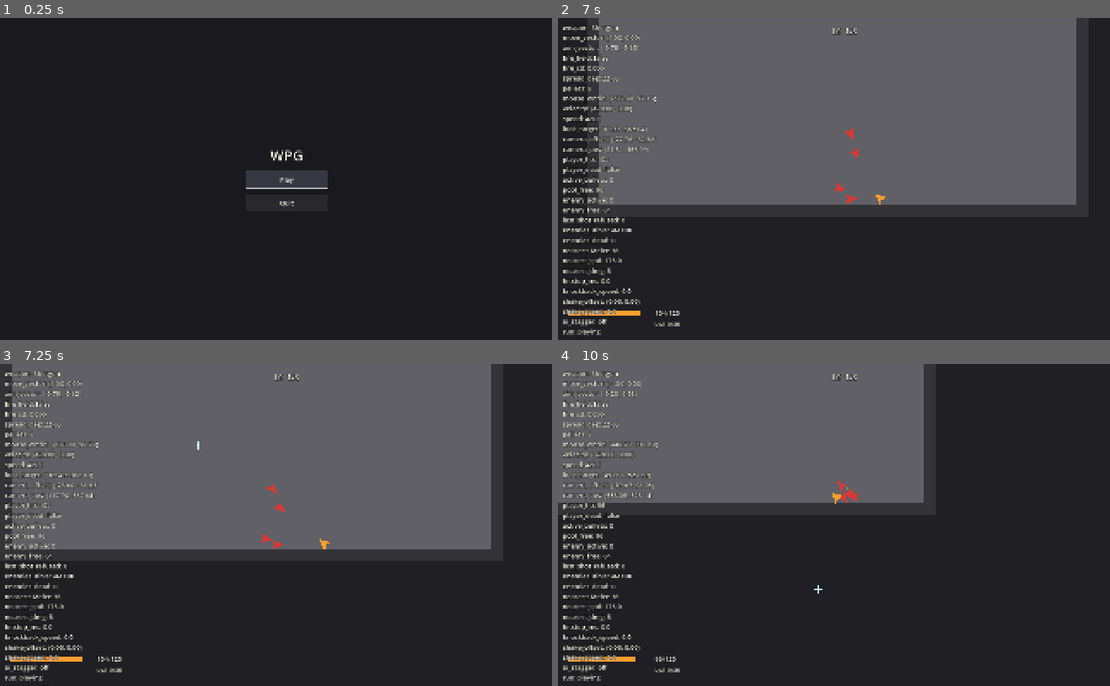
Above: before the commit, frames 1-4 (two rows, left to right).
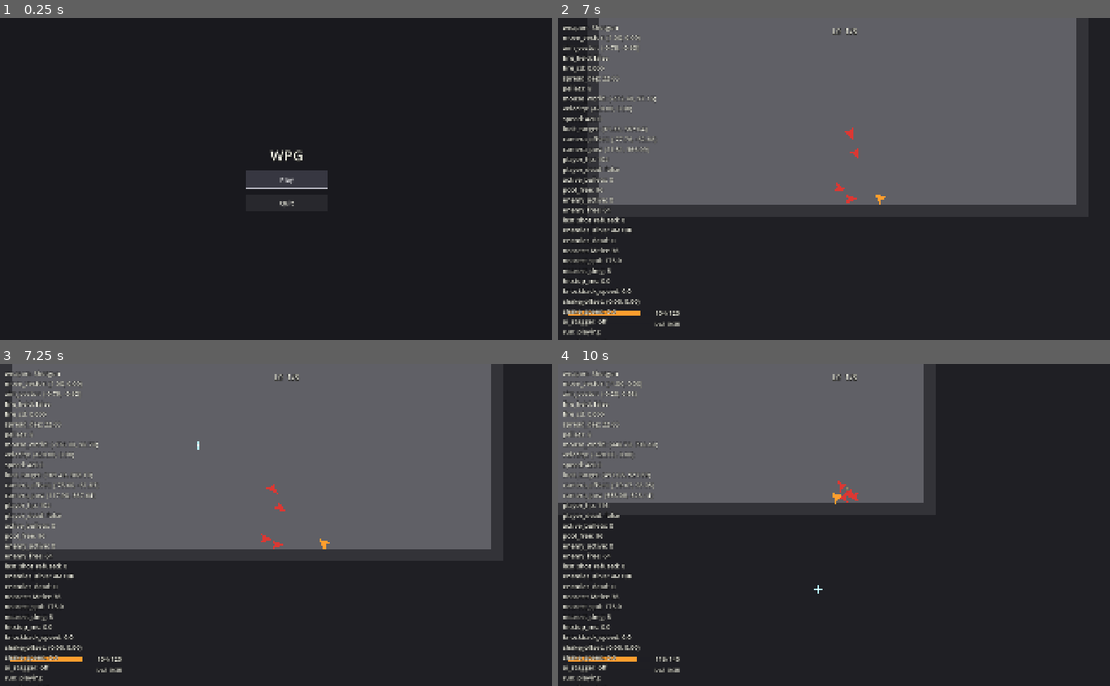
Above: after the commit, the same moments.

Repository: ZhiH2333/WPG
Game: Godot game, scene res://ui/main_menu.tscn
Two runs of this game, one before a commit and one after it. Both use one fixed random seed, a clock stepped at 60 frames per second and the inputs below.
Inputs (mouse positions are in pixels of both pictures, inside the frame that each line leads up to):
- Up to frame 1 (0.25 s): no input
- Up to frame 2 (7 s): click "Play" at 0.5 s; tap Enter (ui_accept) at 1.25, 1.52, 2.27, 3.77, 4.52, 5.27, 6.77 s; move the mouse to (972, 162) at 1.27 s; press the mouse at (972, 162) at 1.28 s; hold D (move_right) 1.28-2.03 s; move the mouse to (729, 195) at 2.02 s; release the mouse at (729, 195) at 2.03 s; hold S (move_down) 2.03-2.78 s; tap 1 (weapon_pistol) at 2.1, 5.1 s; move the mouse to (900, 108) at 2.77 s; hold D (move_right) 2.78-3.53 s; hold 3 (weapon_rifle) 2.78-3.53 s; move the mouse to (817, 243) at 3.52 s; hold U (debug_grant_upgrade) 3.53-4.28 s; tap 2 (weapon_shotgun) at 3.6, 6.6 s; move the mouse to (1016, 227) at 4.27 s; press the mouse at (1016, 227) at 4.28 s; hold A (move_left) 4.28-5.78 s; move the mouse to (673, 130) at 5.02 s; release the mouse at (673, 130) at 5.03 s; move the mouse to (872, 179) at 5.77 s; hold S (move_down) 5.78-6.53 s; hold 3 (weapon_rifle) 5.78-6.53 s; move the mouse to (756, 98) at 6.52 s; hold D (move_right) from 6.53 s (still down)
- Up to frame 3 (7.25 s): keep holding D (move_right)
- Up to frame 4 (10 s): move the mouse to (972, 508) at 7.27 s; release D (move_right) at 7.28 s; press the mouse at (972, 508) at 7.28 s; hold U (debug_grant_upgrade) 7.28-8.03 s; tap Enter (ui_accept) at 7.52, 8.27, 9.77 s; move the mouse to (729, 541) at 8.02 s; release the mouse at (729, 541) at 8.03 s; hold D (move_right) 8.03-8.78 s; tap 1 (weapon_pistol) at 8.1 s; move the mouse to (900, 454) at 8.77 s; hold S (move_down) 8.78-9.53 s; hold 3 (weapon_rifle) 8.78-9.53 s; move the mouse to (817, 589) at 9.52 s; hold A (move_left) from 9.53 s (still down); tap 2 (weapon_shotgun) at 9.6 s

Frames 1-3 are identical in both runs. In frame 4, less than 0.1% of the frame differs, in the area x 7-23%, y 43-93%.

Commit message:
:sparkles: optimize cards

Diff:
--- a/arena/upgrade_applier.gd
+++ b/arena/upgrade_applier.gd
@@ -4,6 +4,7 @@
 ## 从底值重算 owned 合计。禁止在当前值上累加，禁止 UpgradeDef 自己改枪。
 const MIN_MAX_HP: int = 1
 const MIN_PELLETS: int = 1
+const MAX_PELLETS: int = 14
 const MIN_FIRE_INTERVAL: float = 0.02
 const MIN_MOVE_SPEED: float = 80.0
 const MIN_I_FRAME_SEC: float = 0.05
@@ -122,7 +123,7 @@
 		weapon.projectile_speed = _base_weapon_projectile_speed[i] + float(totals["projectile_speed_flat"])
 	var shotgun: Shotgun = host.get_shotgun()
 	if shotgun != null:
-		shotgun.pellet_count = maxi(MIN_PELLETS, _base_shotgun_pellets + int(totals["shotgun_pellets_flat"]))
+		shotgun.pellet_count = clampi(_base_shotgun_pellets + int(totals["shotgun_pellets_flat"]), MIN_PELLETS, MAX_PELLETS)
 	var rifle: Rifle = host.get_rifle()
 	if rifle == null:
 		return
--- a/data/upgrades/cadence.tres
+++ b/data/upgrades/cadence.tres
@@ -6,7 +6,7 @@
 script = ExtResource("1_script")
 id = &"cadence"
 title = "Cadence"
-description = "Fire rate +12%"
+description = "Fire rate +15%"
 kind = 3
-value = 0.12
+value = 0.15
 stackable = true
--- a/data/upgrades/extra_pellets.tres
+++ b/data/upgrades/extra_pellets.tres
@@ -9,4 +9,4 @@
 description = "Shotgun pellets +2"
 kind = 6
 value = 2.0
-stackable = false
+stackable = true
--- a/data/upgrades/heavy_round.tres
+++ b/data/upgrades/heavy_round.tres
@@ -6,7 +6,7 @@
 script = ExtResource("1_script")
 id = &"heavy_round"
 title = "Heavy Round"
-description = "Damage +2"
+description = "Damage +3"
 kind = 2
-value = 2.0
+value = 3.0
 stackable = true
--- a/data/upgrades/max_hp_s.tres
+++ b/data/upgrades/max_hp_s.tres
@@ -9,4 +9,4 @@
 description = "Max HP +20"
 kind = 0
 value = 20.0
-stackable = false
+stackable = true
--- a/data/upgrades/swift.tres
+++ b/data/upgrades/swift.tres
@@ -6,7 +6,7 @@
 script = ExtResource("1_script")
 id = &"swift"
 title = "Swift"
-description = "Move speed +10%"
+description = "Move speed +12%"
 kind = 1
-value = 0.10
+value = 0.12
 stackable = true
Not shown, changed: README.md
